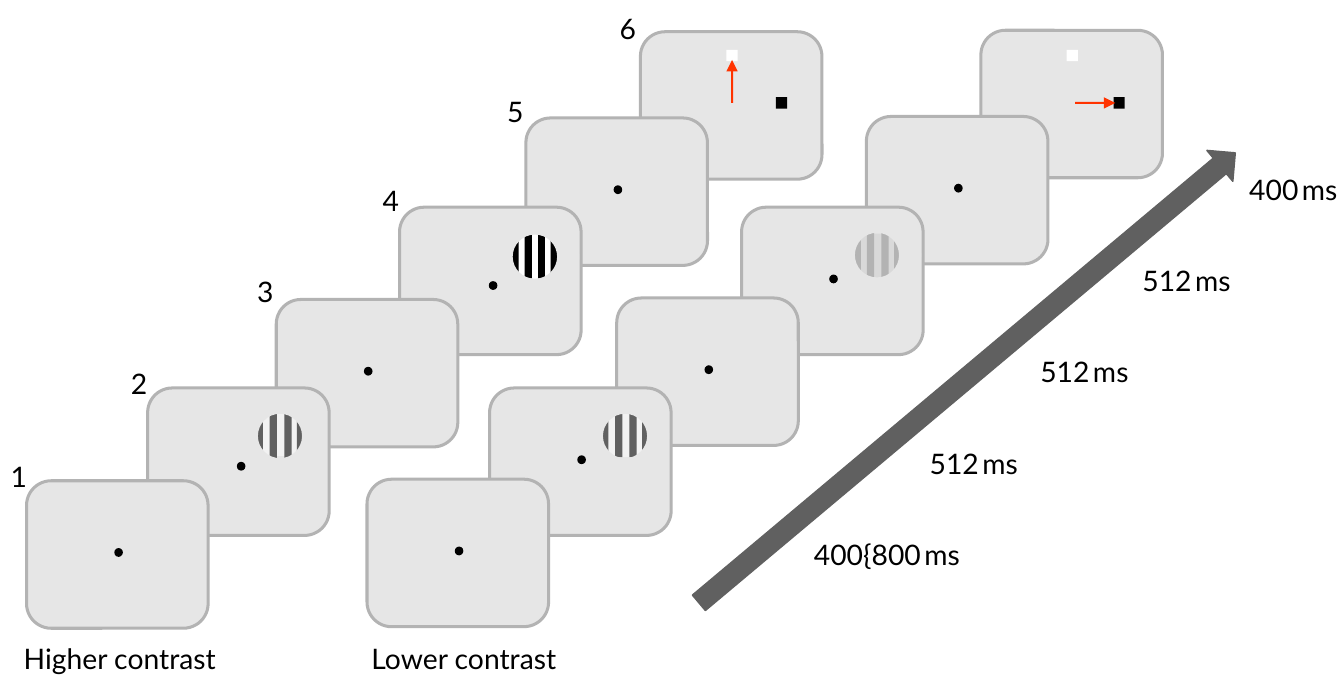
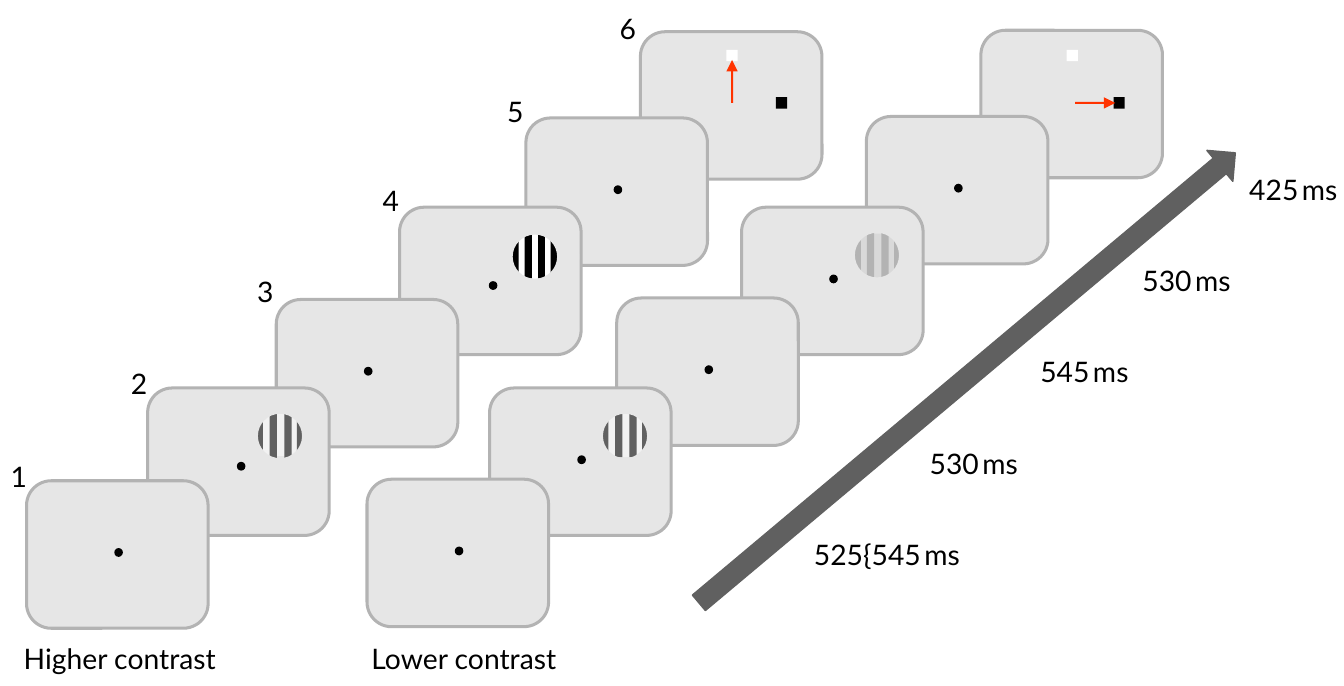
Before and after one commit to scottclowe/phd-thesis, a slide deck: slide 1 of Chapters/perceptual-learning/figs/task/PLtask1.odp. Drawn at 1344x686 pixels with LibreOffice and Linux fonts; fonts in the diff are those of the drawing. Boxes give left, top, right and bottom in pixels: in the first picture for what was removed or moved away, otherwise in the second. Text is boxed around its words. In the diff, an @@ line names an element or a change of style, - is before the commit and + after.

```diff
--- a/Chapters/perceptual-learning/figs/task/PLtask1.odp
+++ b/Chapters/perceptual-learning/figs/task/PLtask1.odp
@@ text at (1249, 179, 1338, 201): text changed @@
-400 ms
+425 ms
@@ text at (1142, 270, 1231, 292): text changed @@
-512 ms
+530 ms
@@ text at (1040, 361, 1129, 383): text changed @@
-512 ms
+545 ms
@@ text at (930, 453, 1018, 475): text changed @@
-512 ms
+530 ms
@@ text at (814, 543, 960, 569): text changed @@
-400{800 ms
+525{545 ms
```
Also in this commit, not shown: 1 other file.
